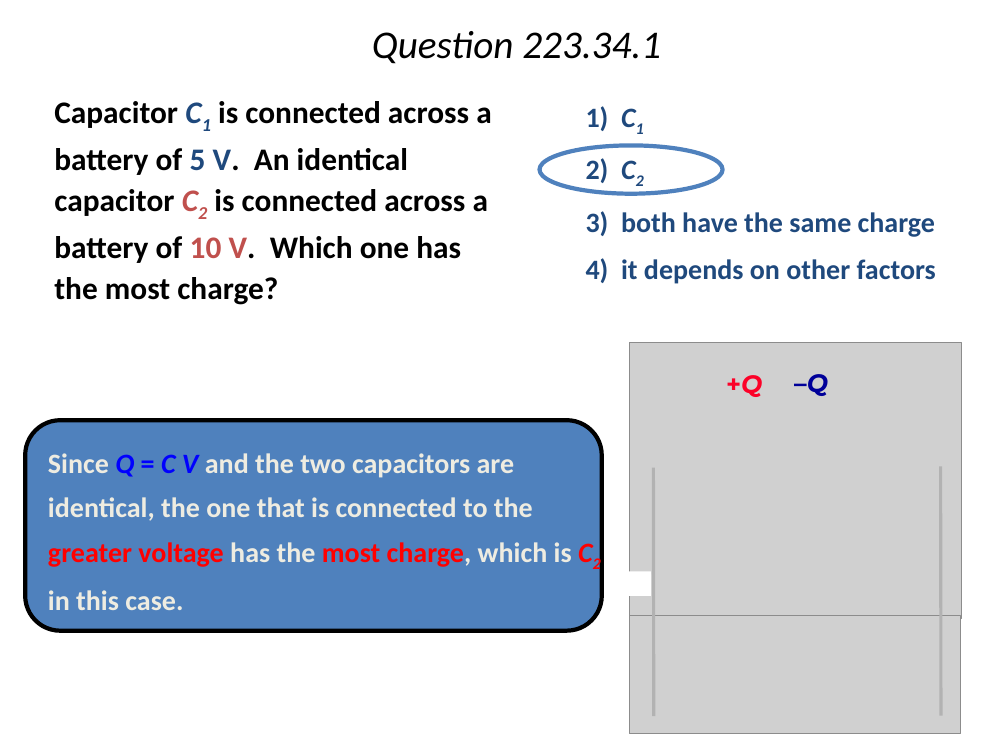
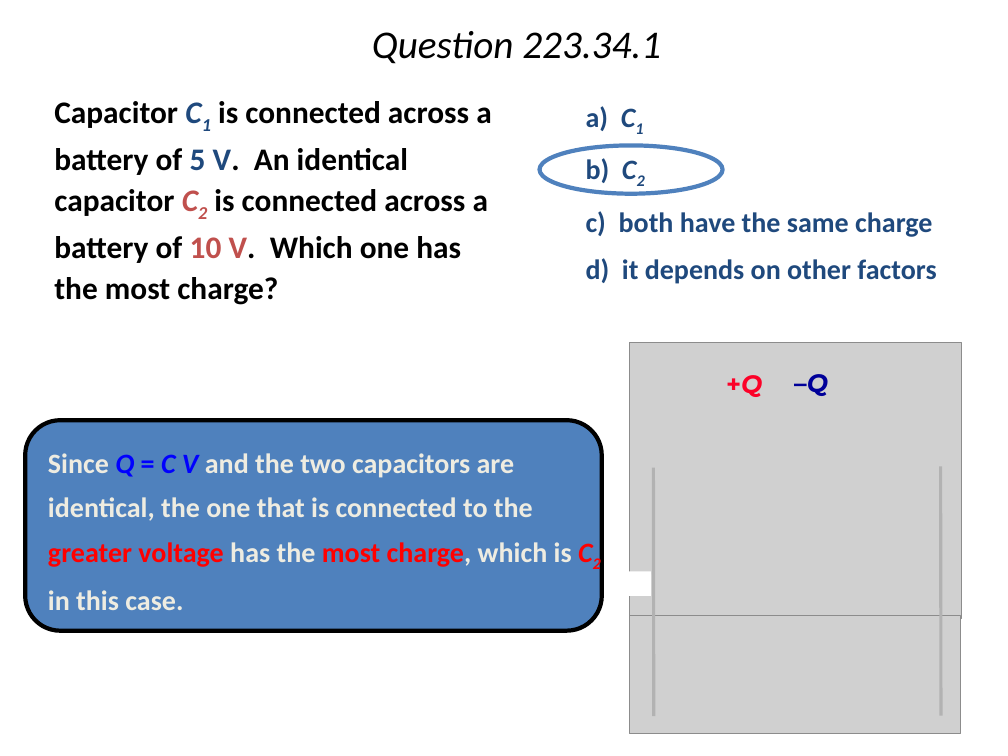
Before and after one commit to rtlines/PH223-Engineering-Physics, a slide deck: slide 2 of Slides/PH223_Lecture_34.pptx. Drawn at 1008x756 pixels with LibreOffice and Linux fonts; fonts in the diff are those of the drawing; grey boxes stand for pictures. Boxes give left, top, right and bottom in pixels: in the first picture for what was removed or moved away, otherwise in the second. Text is boxed around its words. In the diff, an @@ line names an element or a change of style, - is before the commit and + after.

```diff
--- a/Slides/PH223_Lecture_34.pptx
+++ b/Slides/PH223_Lecture_34.pptx
@@ text at <box>586,106,936,284</box>: text changed @@
-1) C1
-2) C2
-3) both have the same charge
-4) it depends on other factors
+a) C1
+b) C2
+c) both have the same charge
+d) it depends on other factors
```
Also in this commit, not shown: 9 other slides changed, 4 other files.
